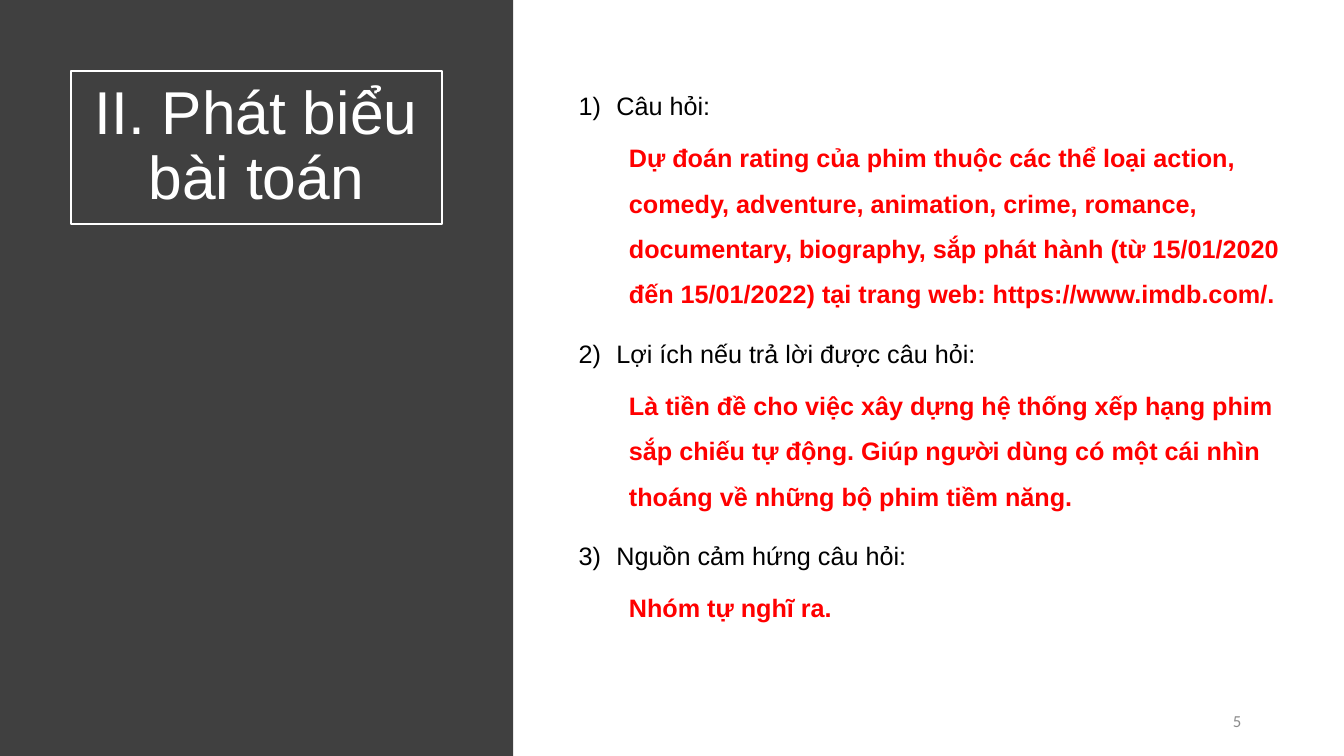
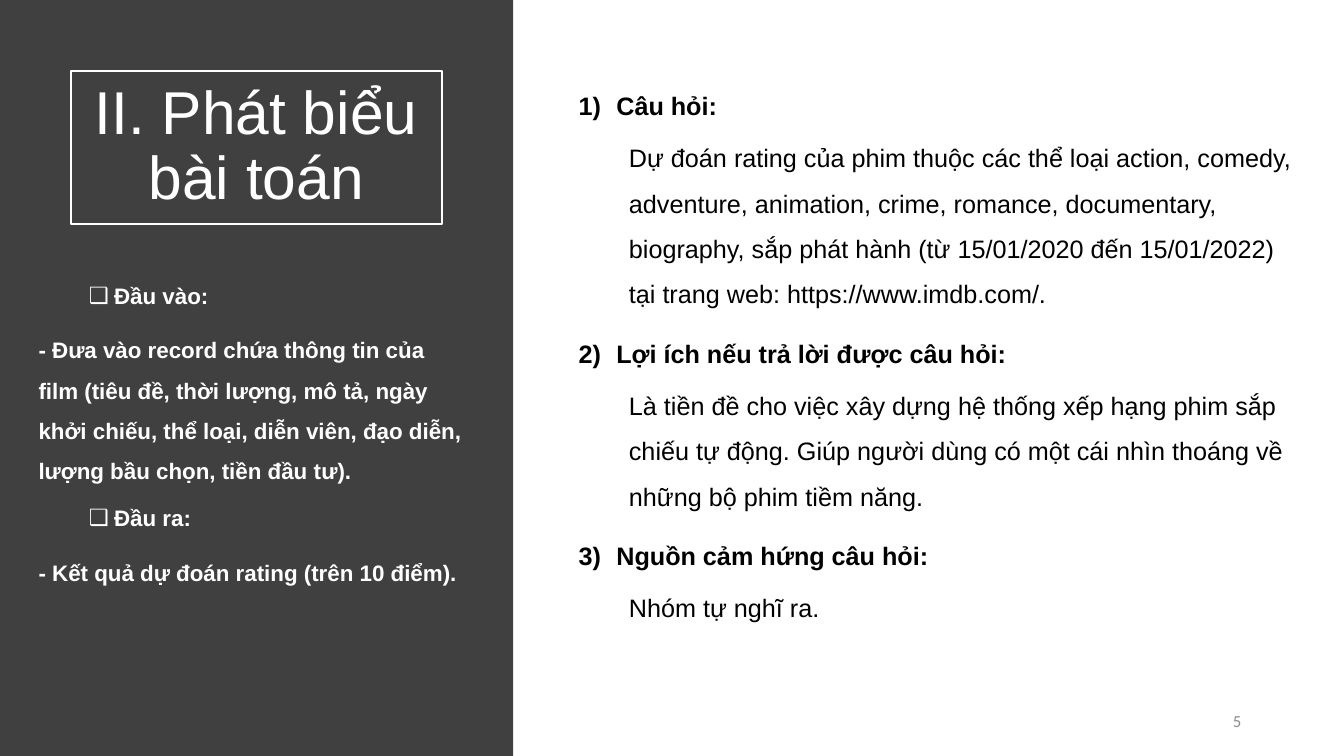
Before and after one commit to vietph34/DS_Final_project, a slide deck: slide 5 of doc/report.pptx. Drawn at 1344x756 pixels with LibreOffice and Linux fonts; fonts in the diff are those of the drawing. Boxes give left, top, right and bottom in pixels: in the first picture for what was removed or moved away, otherwise in the second. Text is boxed around its words. In the diff, an @@ line names an element or a change of style, - is before the commit and + after.

```diff
--- a/doc/report.pptx
+++ b/doc/report.pptx
@@ text "Câu hỏi:" at [616, 96, 1290, 623]: bold on in "Câu hỏi:", "Lợi ích nếu trả lời được câu ...", "Nguồn cảm hứng câu hỏi:"; text colour #FF0000 to #000000, bold off in "Dự đoán rating của phim thuộc các ...", "Là tiền đề cho việc xây dựng ...", "Nhóm tự nghĩ ra." @@
@@ text added at [39, 287, 461, 586], 16 pt, text #FFFFFF, bold @@
+  ❑ Đầu vào:
+- Đưa vào record chứa thông tin của film (tiêu đề, thời lượng, mô tả, ngày khởi chiếu, thể loại, diễn viên, đạo diễn, lượng bầu chọn, tiền đầu tư).
+  ❑ Đầu ra:
+- Kết quả dự đoán rating (trên 10 điểm).
```
Also in this commit, not shown: 7 other slides changed, 2 slides added, 1 slide removed.
